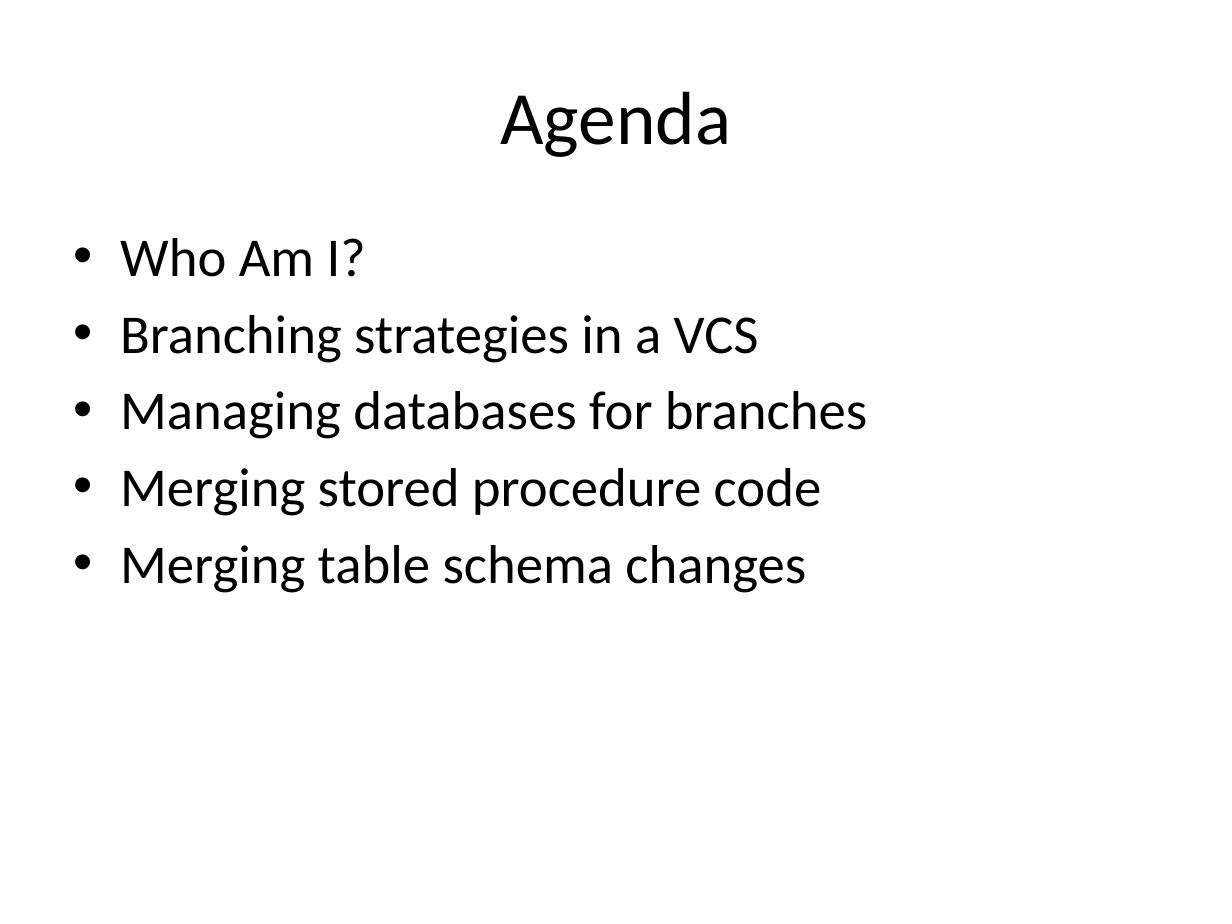
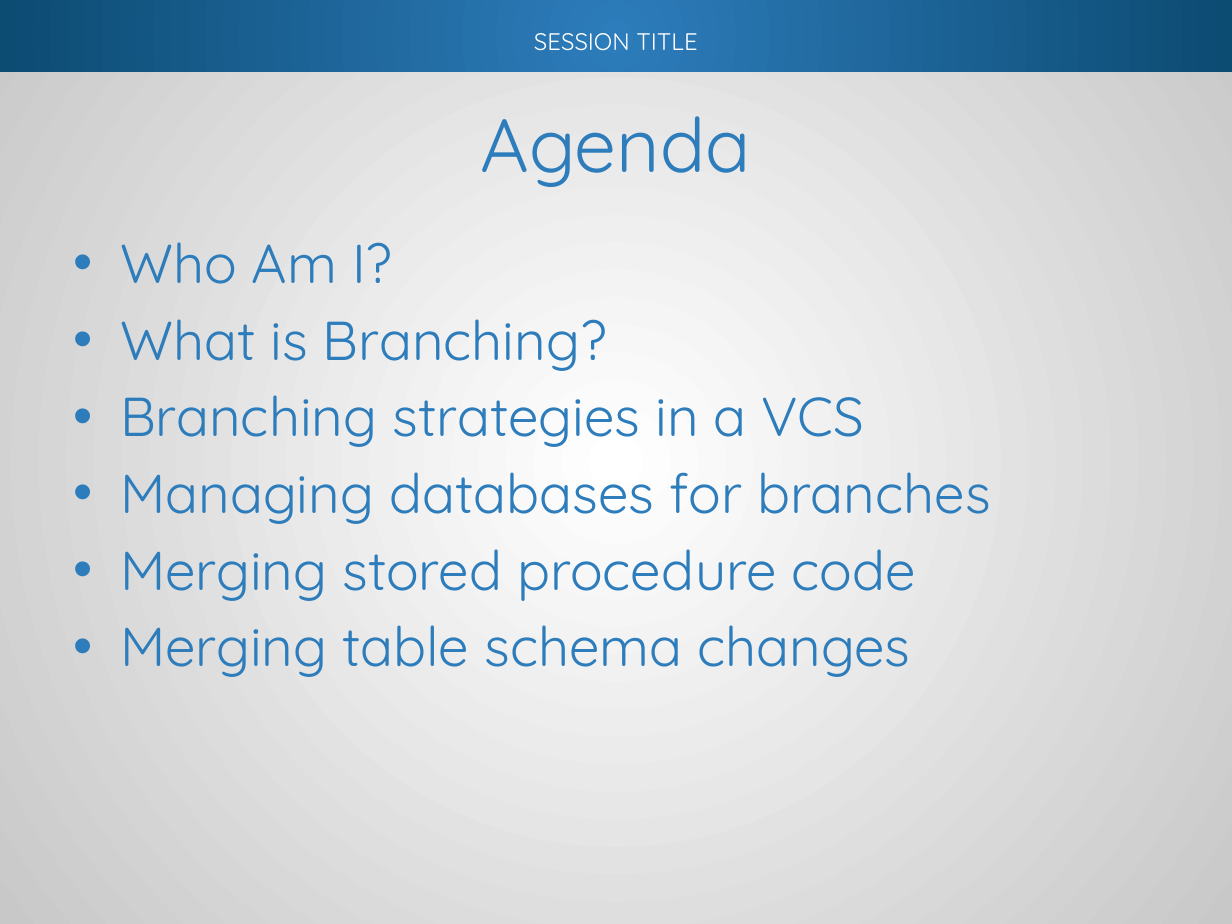
Before and after one commit to way0utwest/Branching-and-Merging-DB-Code, a slide deck: slide 2 of Presentation/BranchMergeDBCode.pptx. Drawn at 1232x924 pixels with LibreOffice and Linux fonts; fonts in the diff are those of the drawing; background and template pictures are left out. Boxes give left, top, right and bottom in pixels: in the first picture for what was removed or moved away, otherwise in the second. Text is boxed around its words. In the diff, an @@ line names an element or a change of style, - is before the commit and + after.

Commit message:
Added the beginning section that contains the branching types and strategy

```diff
--- a/Presentation/BranchMergeDBCode.pptx
+++ b/Presentation/BranchMergeDBCode.pptx
@@ rectangle added at [0, 0, 1232, 924], fill gradient #FFFFFF to #C8C8C8 @@
@@ rectangle added at [0, 0, 1232, 71], fill gradient #2D7CBB to #0C4B72 @@
@@ text added at [534, 33, 697, 51], 14 pt, text #FFFFFF @@
+SESSION TITLE
@@ title "Agenda": place and size @@
-title "Agenda" at [500, 91, 731, 157]
+title "Agenda" at [481, 116, 751, 187]
@@ title "Agenda" at [481, 116, 751, 187]: font Calibri to Quicksand, text colour #000000 to #2D7CBB @@
@@ text "Who Am I?" at [120, 242, 990, 677]: vertical alignment top to middle @@
@@ text at [120, 242, 990, 677]: font Calibri to Quicksand, text colour #000000 to #2D7CBB in "Who Am I?", "Branching strategies in a VCS", "Managing databases for branches", "Merging stored procedure code" and 1 more places @@
@@ text at [120, 319, 607, 371]: paragraph added @@
+• What is Branching?
```
Also in this commit, not shown: 7 other slides changed, 15 slides added, 1 slide removed.
